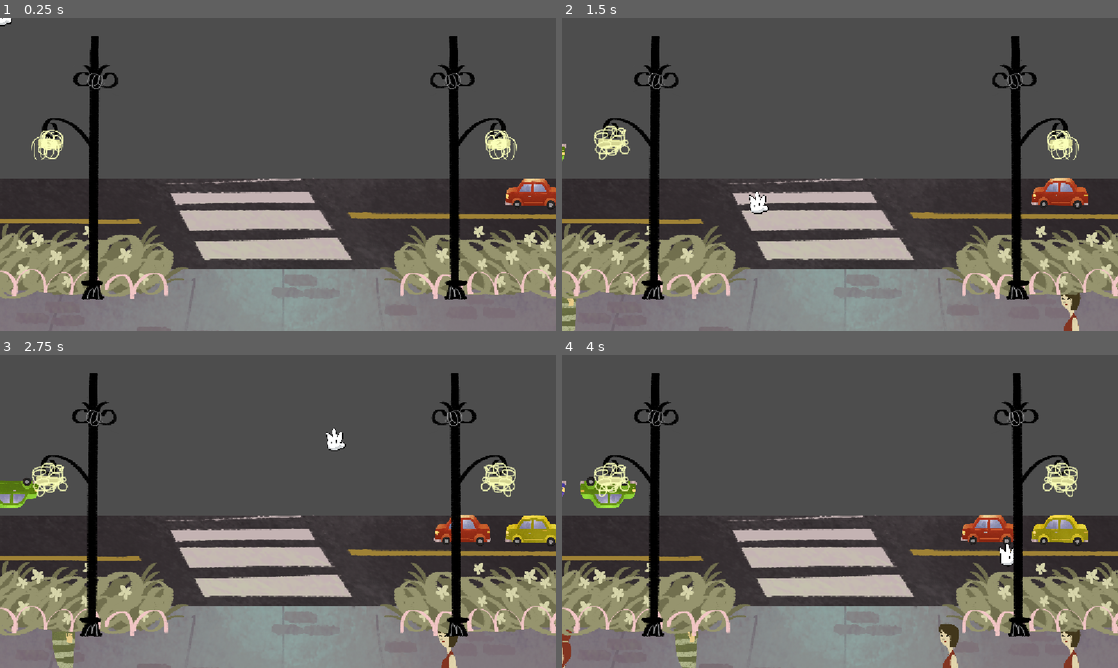
Above: before the commit, frames 1-4 (two rows, left to right).
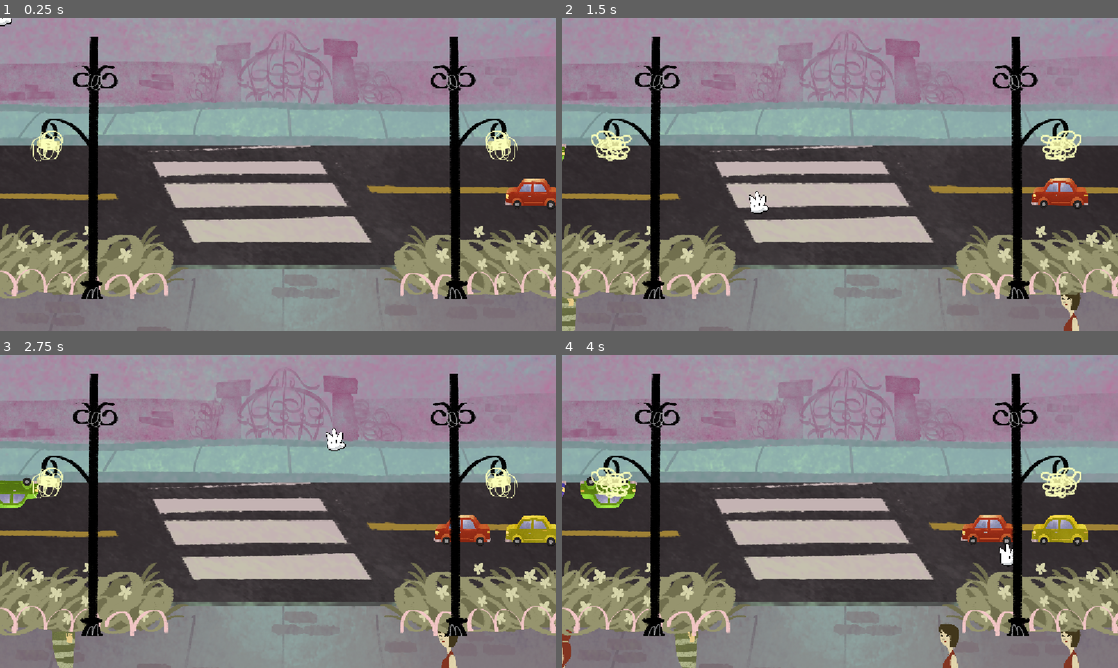
Above: after the commit, the same moments.

Repository: andre-felipe-wonsik-alves/gmtk-jam-26
Game: Godot game, scene res://Scenes/Levels/city.tscn
Same seed, same stepped clock (60 frames per second), same inputs: the game is played once before the commit and once after it. This scene is started directly instead of the project's main scene.
Inputs (mouse positions are in pixels of both pictures, inside the frame that each line leads up to):
- Up to frame 1 (0.25 s): no input
- Up to frame 2 (1.5 s): move the mouse to (962, 158) at 0.52 s; click (962, 158) at 0.67 s; drag from (728, 190) to (812, 237) at 1.27 s
- Up to frame 3 (2.75 s): move the mouse to (333, 442) at 2.02 s; click (333, 442) at 2.17 s
- Up to frame 4 (4 s): drag from (812, 574) to (673, 464) at 2.77 s; move the mouse to (1006, 558) at 3.52 s; click (1006, 558) at 3.67 s

The runs differ from the first frame. In frame 1, 55% of the frame differs, in the area x 0-100%, y 0-90%; in frame 2, 55%; in frame 3, 54%; in frame 4, 54%.

Commit message:
feat: sync

Diff:
--- a/Scenes/Levels/city.tscn
+++ b/Scenes/Levels/city.tscn
@@ -15,6 +15,7 @@
 [ext_resource type="PackedScene" uid="uid://cve8rd6uht2ny" path="res://Scenes/Npc/purple-car.tscn" id="7_s7f8u"]
 [ext_resource type="Texture2D" uid="uid://3dvpti352b51" path="res://Assets/Levels/City/Scenery/road.png" id="8_lwyr8"]
 [ext_resource type="PackedScene" uid="uid://c60tdgru3csrw" path="res://Scenes/Npc/yellow-car.tscn" id="8_u0s6v"]
+[ext_resource type="Texture2D" uid="uid://cd258cpgpx5di" path="res://Assets/Levels/City/Scenery/back_pathway.png" id="9_o4t3i"]
 
 [sub_resource type="SpriteFrames" id="SpriteFrames_86cna"]
 animations = [{
@@ -27,7 +28,7 @@
 }],
 "loop": 1,
 "name": &"default",
-"speed": 5.0
+"speed": 4.0
 }]
 
 [sub_resource type="Curve2D" id="Curve2D_aem5b"]
@@ -94,7 +95,7 @@
 scale = Vector2(0.52237, 0.6075477)
 sprite_frames = SubResource("SpriteFrames_86cna")
 autoplay = "default"
-frame_progress = 0.4005887
+frame_progress = 0.9333187
 
 [node name="leftPole" type="AnimatedSprite2D" parent="Scenery" unique_id=987890627]
 position = Vector2(155, 311)
@@ -106,10 +107,16 @@
 
 [node name="road" type="Sprite2D" parent="Scenery" unique_id=1143039805]
 z_index = -3
-position = Vector2(530.00006, 434.00003)
-scale = Vector2(0.7599988, 0.7599988)
+position = Vector2(530.00006, 385)
+scale = Vector2(0.9148575, 0.9148575)
 skew = -0.5305801
 texture = ExtResource("8_lwyr8")
+
+[node name="Sprite2D" type="Sprite2D" parent="Scenery" unique_id=103572109]
+z_index = -5
+position = Vector2(588.99994, 334.99994)
+scale = Vector2(0.6400006, 0.6400006)
+texture = ExtResource("9_o4t3i")
 
 [node name="SpawnPools" type="Node" parent="." unique_id=663536681]
 
Binary file changed: Assets/Levels/City/Scenery/pole.png
Binary file changed: Assets/Levels/City/Scenery/pole2.png
Not shown, added: Assets/Levels/City/Scenery/pole.png~
Not shown, changed: Assets/Levels/City/Scenery/pole2.png~
